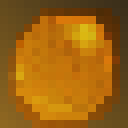
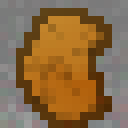
Layered file, before and after one edit (w=128, h=128). Changes by layer:
renamed "Layer" to "Layer #3", opacity 86% → 52%, blend overlay → linear light, painted on it, masked it over left=0, top=0, right=128, bottom=128
painted on "Layer #1" over left=0, top=0, right=128, bottom=128
painted on "Background", masked it over left=8, top=8, right=120, bottom=128
